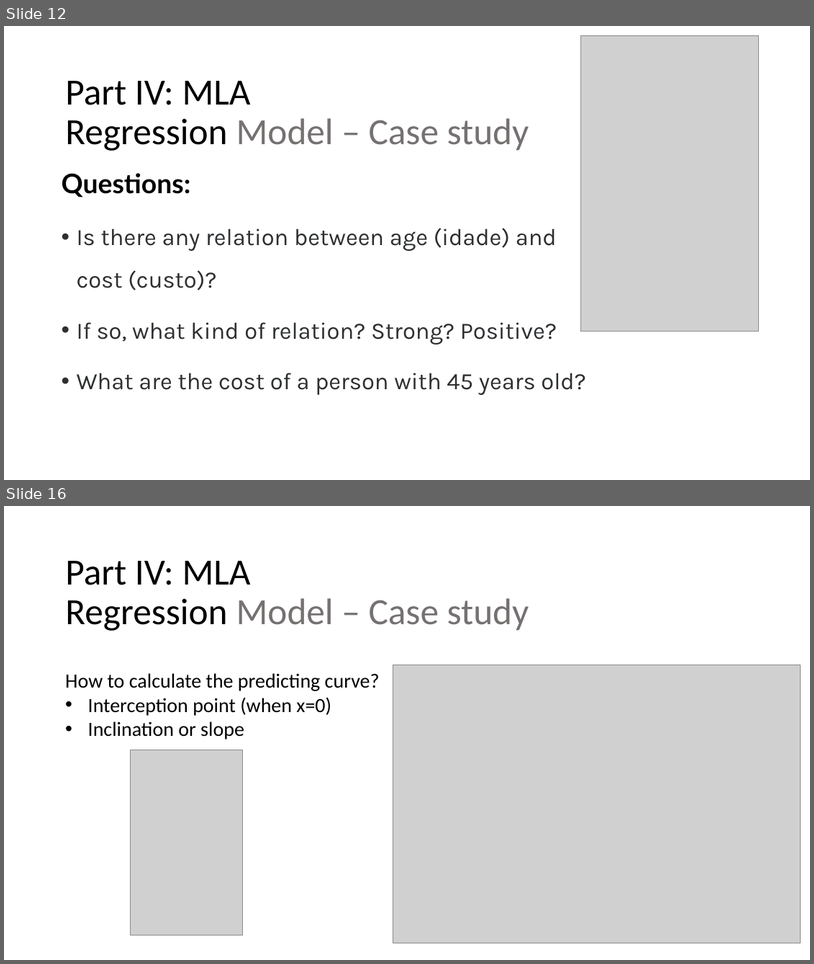
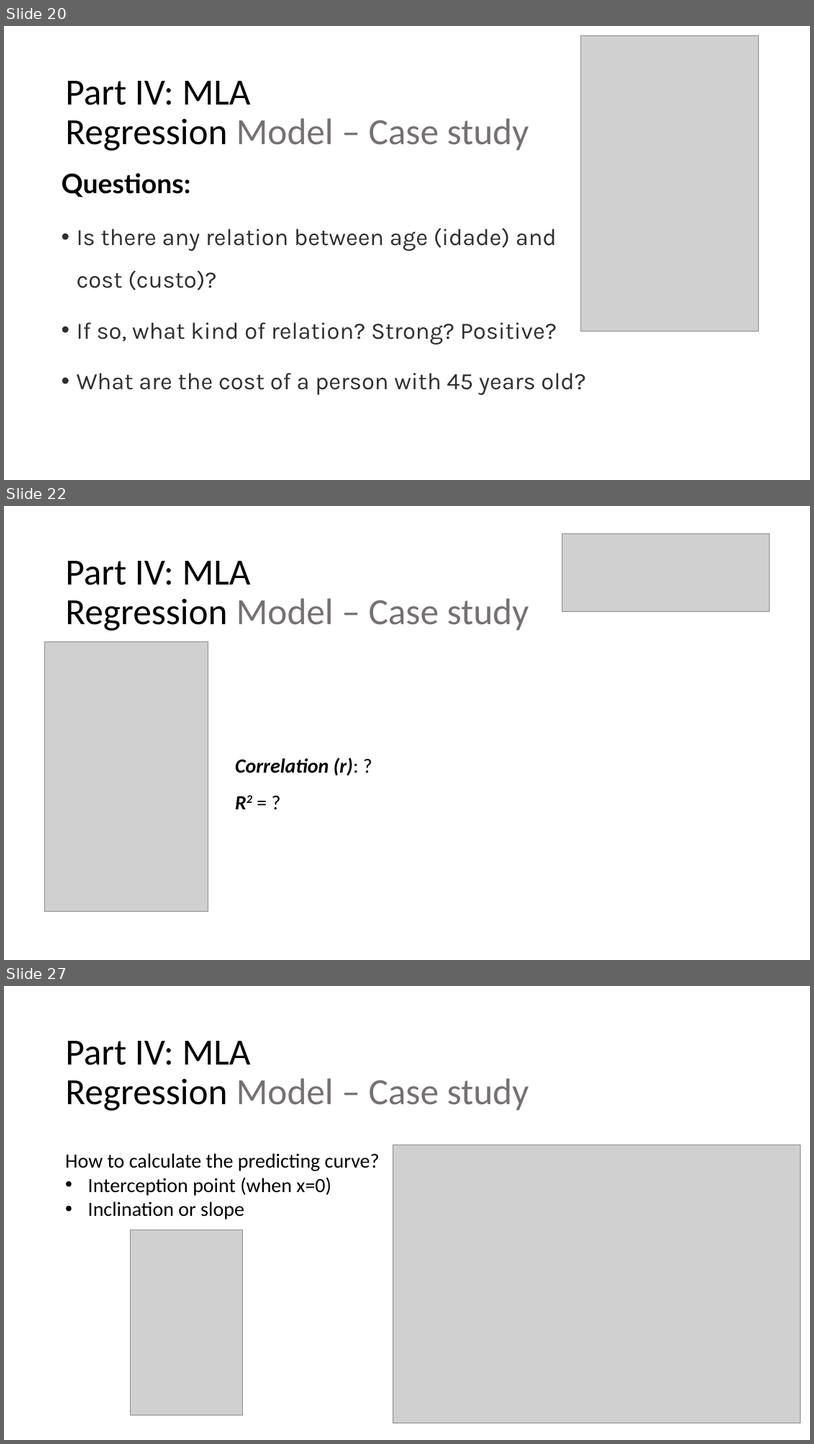
Before and after one commit to luferIPCA/MIA-MLA-25-26, a slide deck: Slides/5 - MIA - MLA -II - Regression.ppsx. Shown one above the other, each under a label of ours: slides 12 and 16 before the commit, slides 20, 22 and 27 after it; the slides between them are not shown. The pictures are 814x964 and 814x1444 pixels, drawn with LibreOffice and Linux fonts; fonts in the diff are those of the drawing; grey boxes stand for pictures. Boxes give left, top, right and bottom in pixels: in the first picture for what was removed or moved away, otherwise in the second. Text is boxed around its words. In the diff, an @@ line names an element or a change of style, - is before the commit and + after.

Commit message:
Refression Models

```diff
--- a/Slides/5 - MIA - MLA -II - Regression.ppsx
+++ b/Slides/5 - MIA - MLA -II - Regression.ppsx
@@ slide 22 added at (4,506,810,960), background #FFFFFF @@
@@ picture added at (563,533,770,611) @@
@@ title added at (65,561,530,631), 44 pt, text #000000 @@
+Part IV: MLA
+Regression Model – Case study
@@ picture added at (45,641,208,911) @@
@@ rectangle added at (229,651,794,903), fill #FFFFFF, outline #FFFFFF 1 pt, 24 pt, text #000000, bold, italic @@
+Correlation (r): ?
+R2 = ?
@@ what was slide 12 is now slide 20 @@
@@ what was slide 16 is now slide 27 @@
```
Also in this commit, not shown: 11 slides changed, 6 other slides added.
